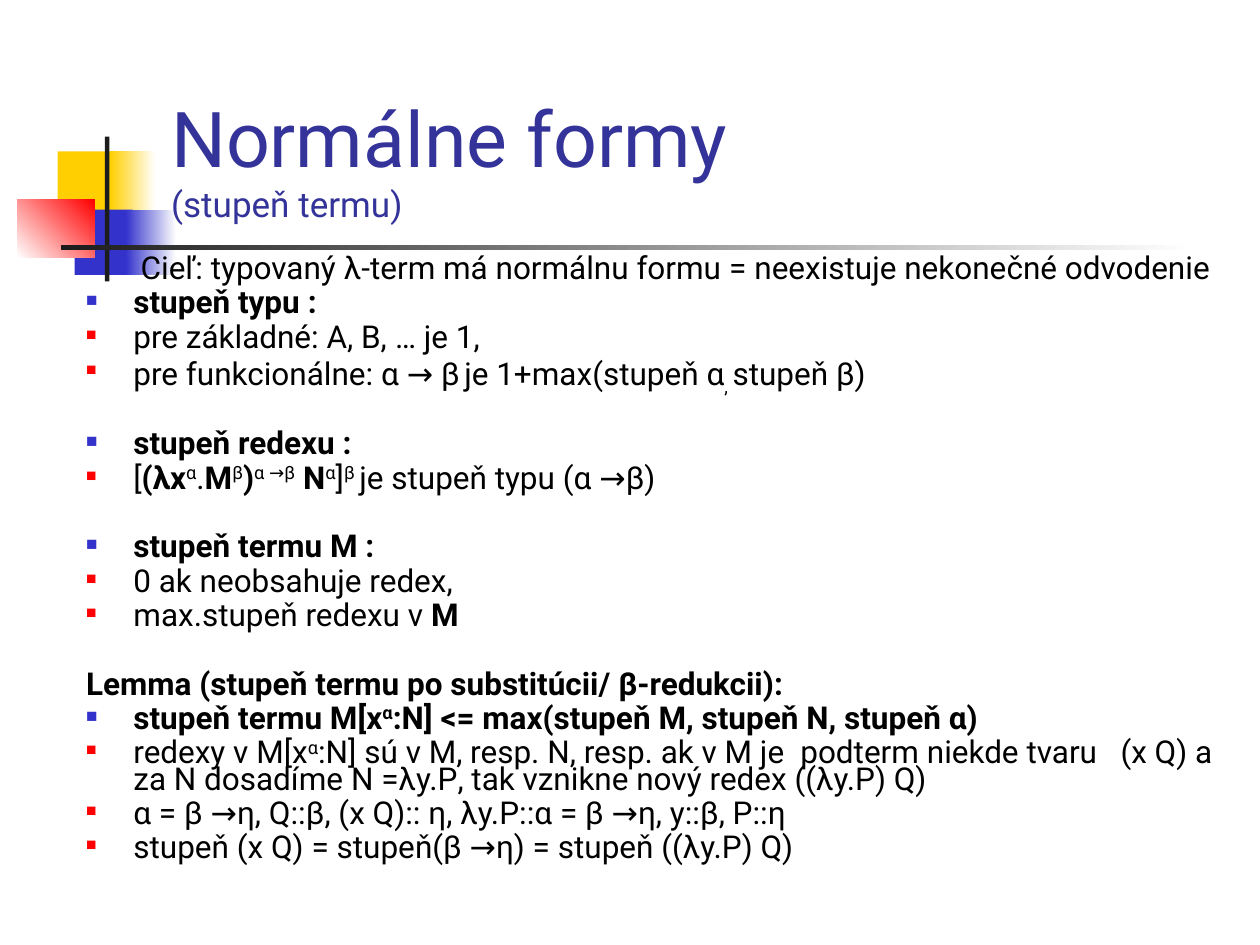
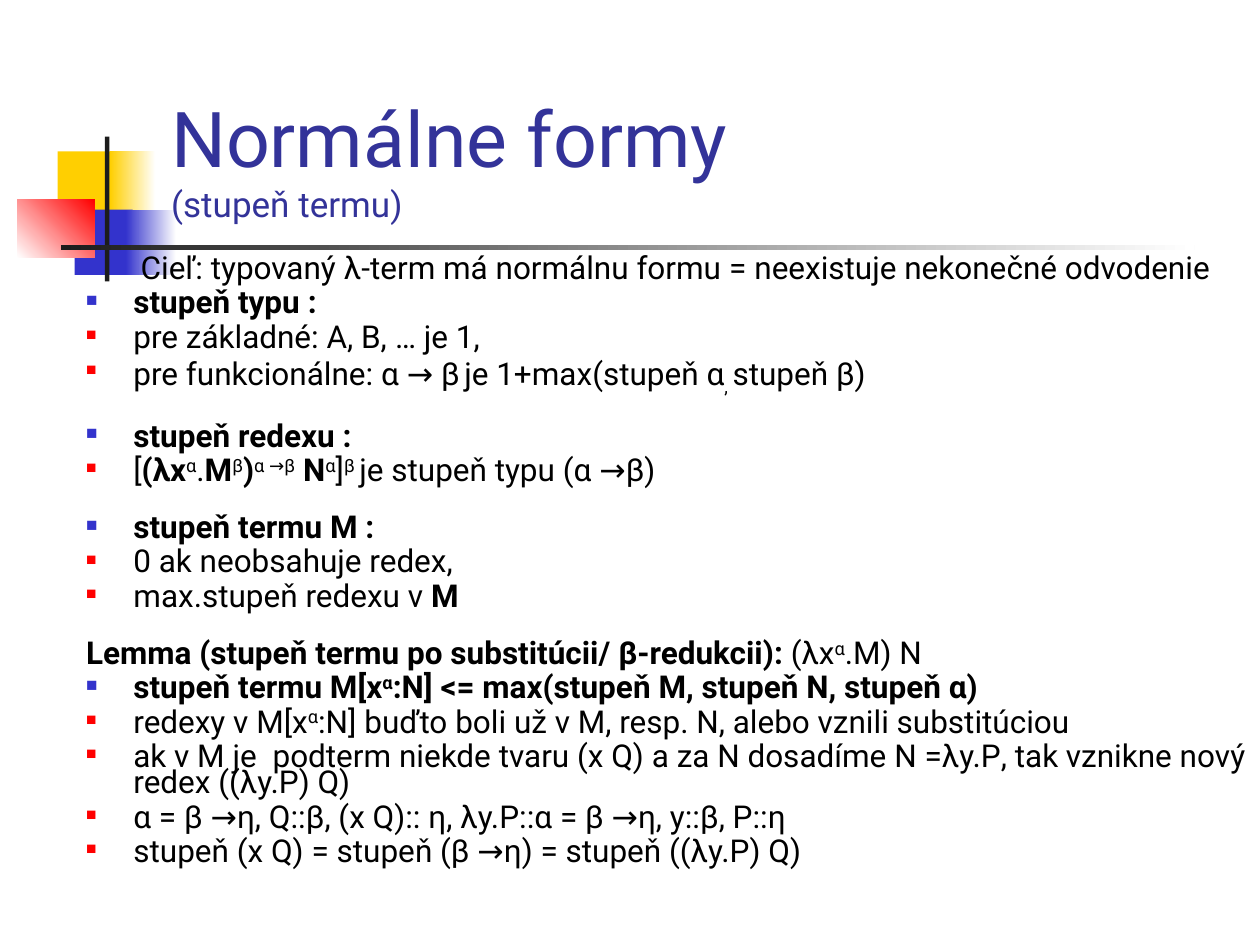
Before and after one commit to Funkcionalne/Prednasky, a slide deck: slide 9 of 08/08_fpro.ppt (slide 10 before the commit). Drawn at 1260x945 pixels with LibreOffice and Linux fonts; fonts in the diff are those of the drawing. Boxes give left, top, right and bottom in pixels: in the first picture for what was removed or moved away, otherwise in the second. Text is boxed around its words. In the diff, an @@ line names an element or a change of style, - is before the commit and + after.

```diff
--- a/08/08_fpro.ppt
+++ b/08/08_fpro.ppt
@@ text at box(86, 639, 921, 671): text changed @@
-Lemma (stupeň termu po substitúcii/ β-redukcii):
+Lemma (stupeň termu po substitúcii/ β-redukcii): (λxα.M) N
@@ text at box(133, 704, 1246, 800): text changed @@
-  ■ redexy v M[xα:N] sú v M, resp. N, resp. ak v M je podterm niekde tvaru (x Q) a za N dosadíme N =λy.P, tak vznikne nový redex ((λy.P) Q)
+  ■ redexy v M[xα:N] buďto boli už v M, resp. N, alebo vznili substitúciou
+  ■ ak v M je podterm niekde tvaru (x Q) a za N dosadíme N =λy.P, tak vznikne nový redex ((λy.P) Q)
@@ text at box(133, 834, 801, 869): spaces changed @@
-  ■ stupeň (x Q) = stupeň(β →η) = stupeň ((λy.P) Q)
+  ■ stupeň (x Q) = stupeň (β →η) = stupeň ((λy.P) Q)
```
Also in this commit, not shown: 21 other slides changed, 1 slide added, 1 slide removed, 3 other files.
